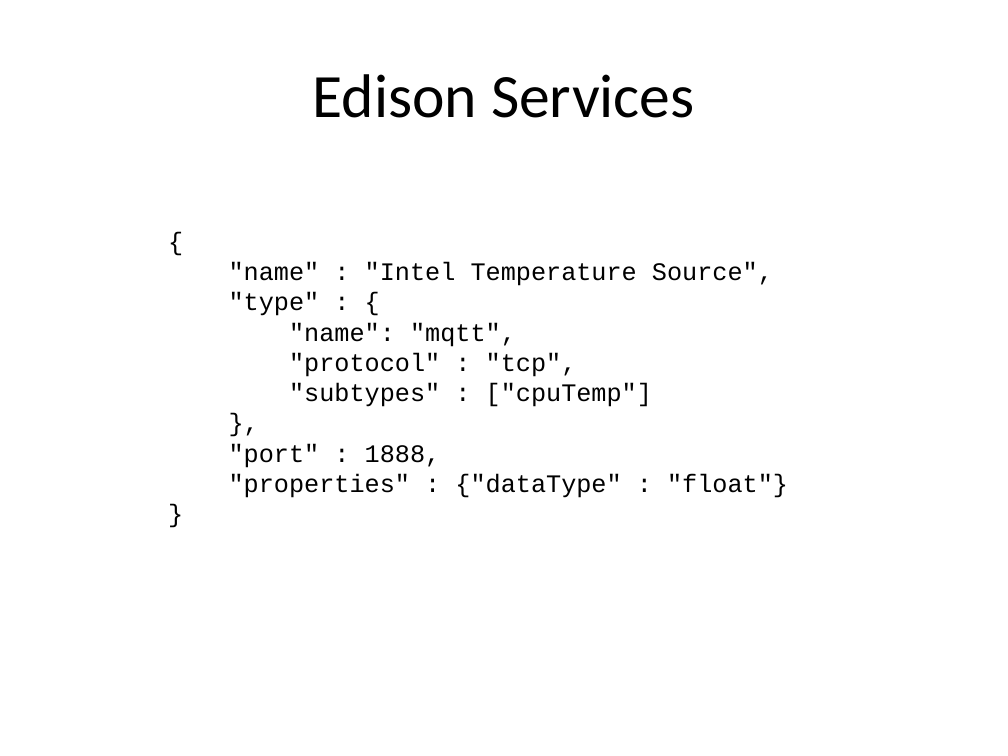
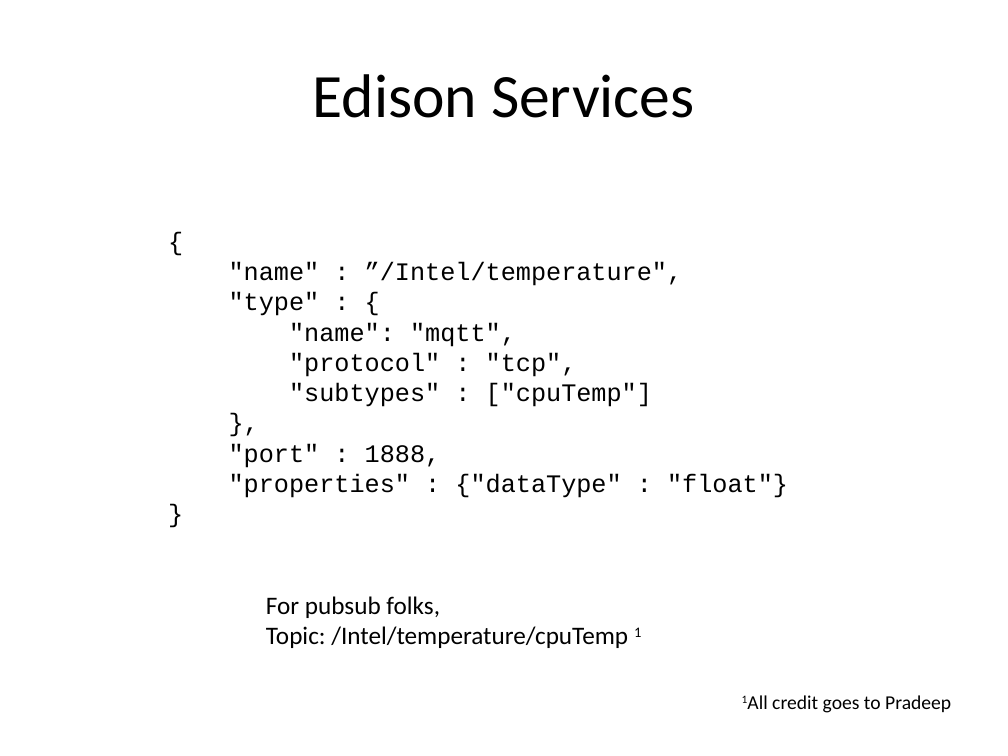
Before and after one commit to intel-iot-devkit/iotkit-comm-c, a slide deck: slide 9 of docs/tutorials/overview.pptx (slide 6 before the commit). Drawn at 1008x756 pixels with LibreOffice and Linux fonts; fonts in the diff are those of the drawing. Boxes give left, top, right and bottom in pixels: in the first picture for what was removed or moved away, otherwise in the second. Text is boxed around its words. In the diff, an @@ line names an element or a change of style, - is before the commit and + after.

```diff
--- a/docs/tutorials/overview.pptx
+++ b/docs/tutorials/overview.pptx
@@ text at bbox=[229, 262, 683, 286]: text changed @@
-"name" : "Intel Temperature Source",
+"name" : ”/Intel/temperature",
@@ text added at bbox=[266, 596, 641, 648], 18 pt, text #000000 @@
+For pubsub folks,
+Topic: /Intel/temperature/cpuTemp 1
@@ text added at bbox=[772, 695, 951, 713], 14 pt, text #000000 @@
+1All credit goes to Pradeep
```
Also in this commit, not shown: 3 other slides changed, 4 slides added, 1 slide removed, 1 other file.
